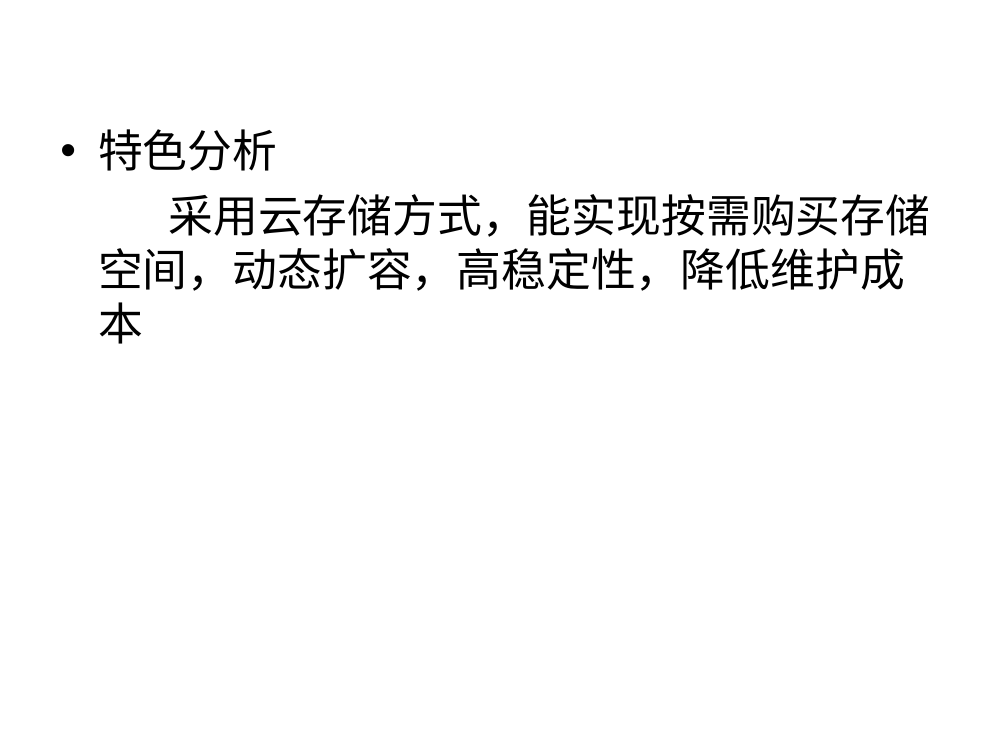
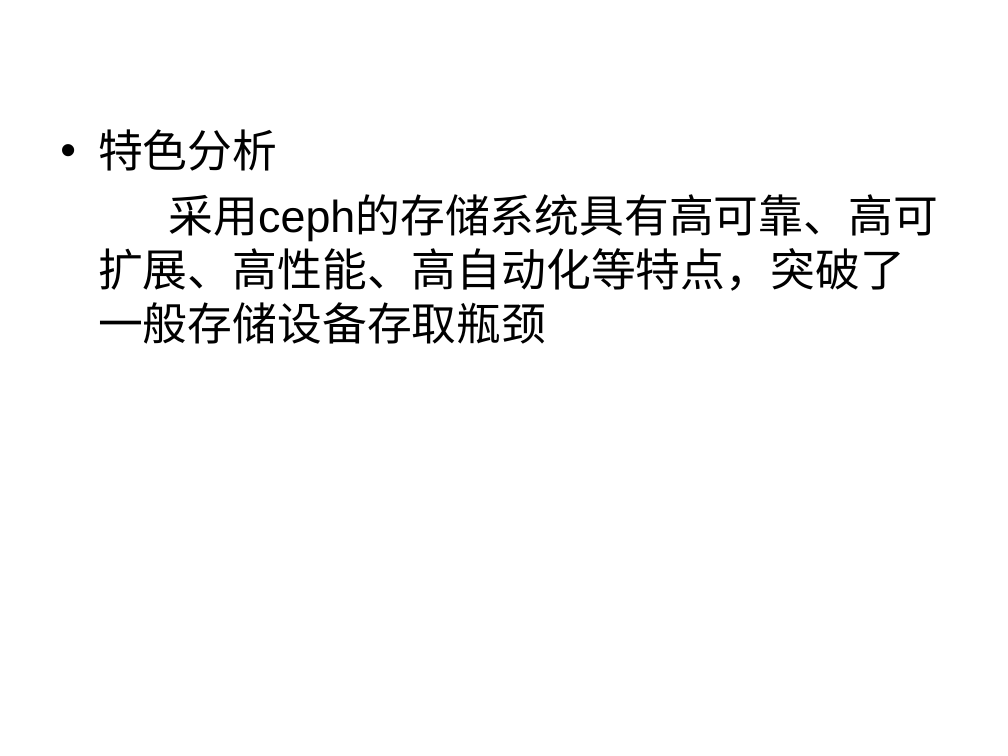
Before and after one commit to liaoliaoanxiao/mediumRepy, a slide deck: slide 13 of 中期答辩.ppt (slide 12 before the commit). Drawn at 1008x756 pixels with LibreOffice and Linux fonts; fonts in the diff are those of the drawing; background and template pictures are left out. Boxes give left, top, right and bottom in pixels: in the first picture for what was removed or moved away, otherwise in the second. Text is boxed around its words. In the diff, an @@ line names an element or a change of style, - is before the commit and + after.

```diff
--- a/中期答辩.ppt
+++ b/中期答辩.ppt
@@ text at (98,194,938,344): text changed @@
-采用云存储方式，能实现按需购买存储空间，动态扩容，高稳定性，降低维护成本
+采用ceph的存储系统具有高可靠、高可扩展、高性能、高自动化等特点，突破了一般存储设备存取瓶颈
```
Also in this commit, not shown: 2 other slides changed, 1 slide added, 1 other file.
